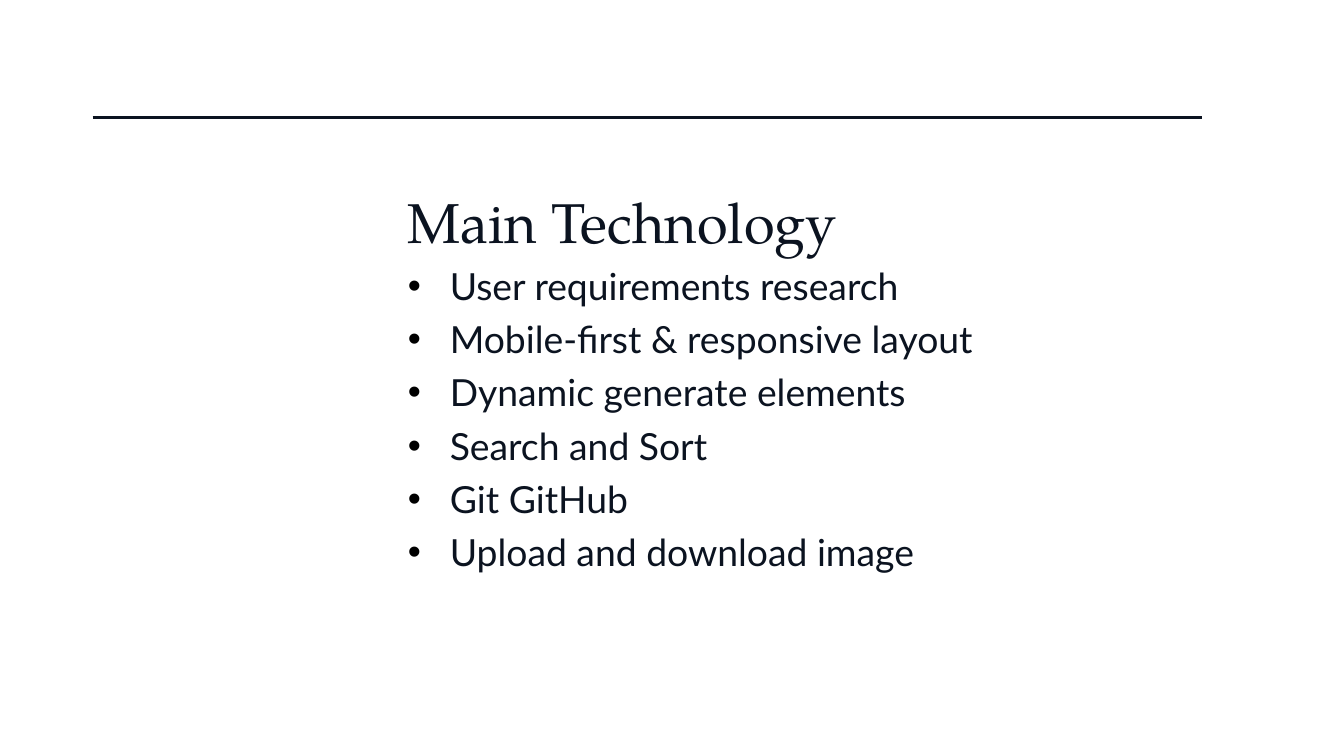
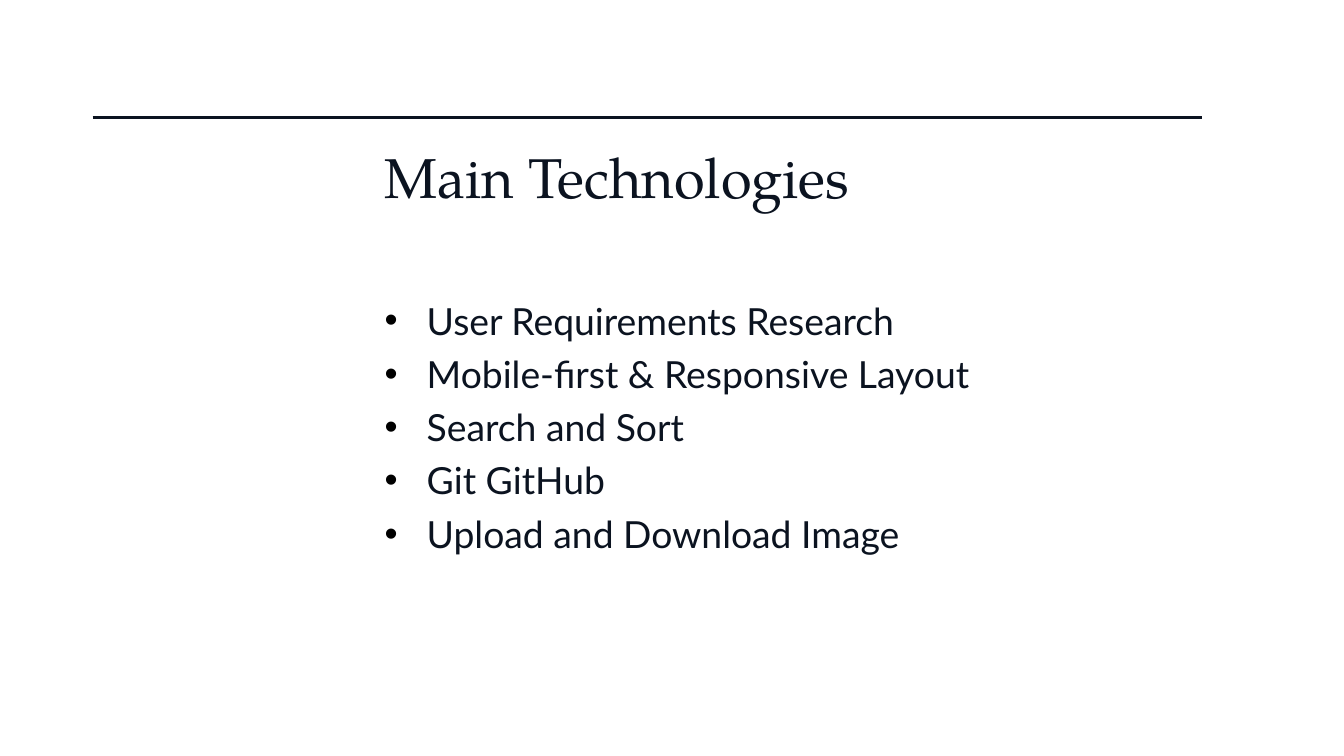
Before and after one commit to xiaoqianniu/map07-group03-test, a slide deck: slide 4 of Documents/sushi_project_summary.pptx (slide 2 before the commit). Drawn at 1344x756 pixels with LibreOffice and Linux fonts; fonts in the diff are those of the drawing. Boxes give left, top, right and bottom in pixels: in the first picture for what was removed or moved away, otherwise in the second. Text is boxed around its words. In the diff, an @@ line names an element or a change of style, - is before the commit and + after.

Commit message:
update ppt

```diff
--- a/Documents/sushi_project_summary.pptx
+++ b/Documents/sushi_project_summary.pptx
@@ text "Main Technologies" moved from (x1=408, y1=202, x2=973, y2=573) to (x1=385, y1=157, x2=969, y2=555) @@
@@ text at (x1=385, y1=157, x2=969, y2=395): text changed @@
-Main Technology
-• User requirements research
-• Mobile-first & responsive layout
-• Dynamic generate elements
+Main Technologies
+• User Requirements Research
+• Mobile-first & Responsive Layout
@@ text at (x1=427, y1=520, x2=899, y2=555): text changed @@
-• Upload and download image
+• Upload and Download Image
```
Also in this commit, not shown: 2 other slides changed, 4 slides added, 1 slide removed.
